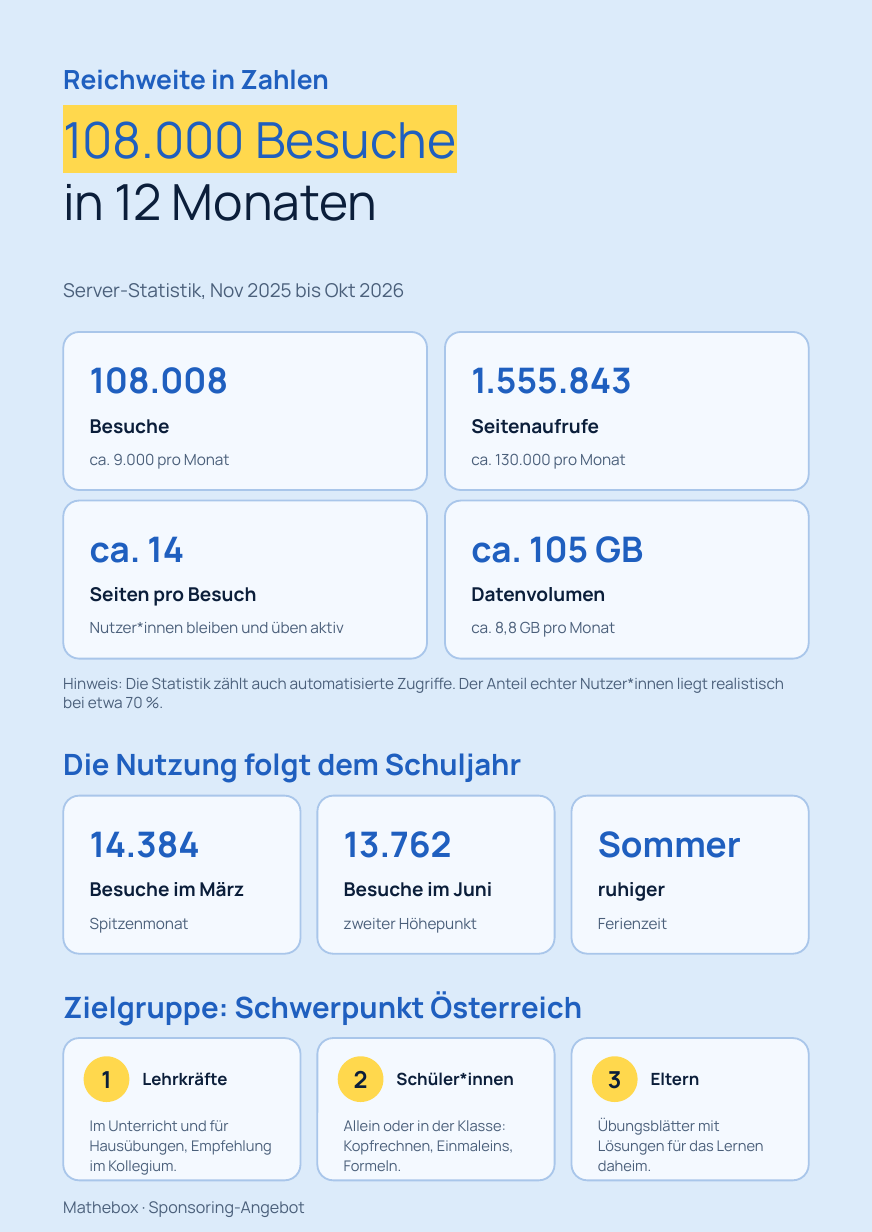
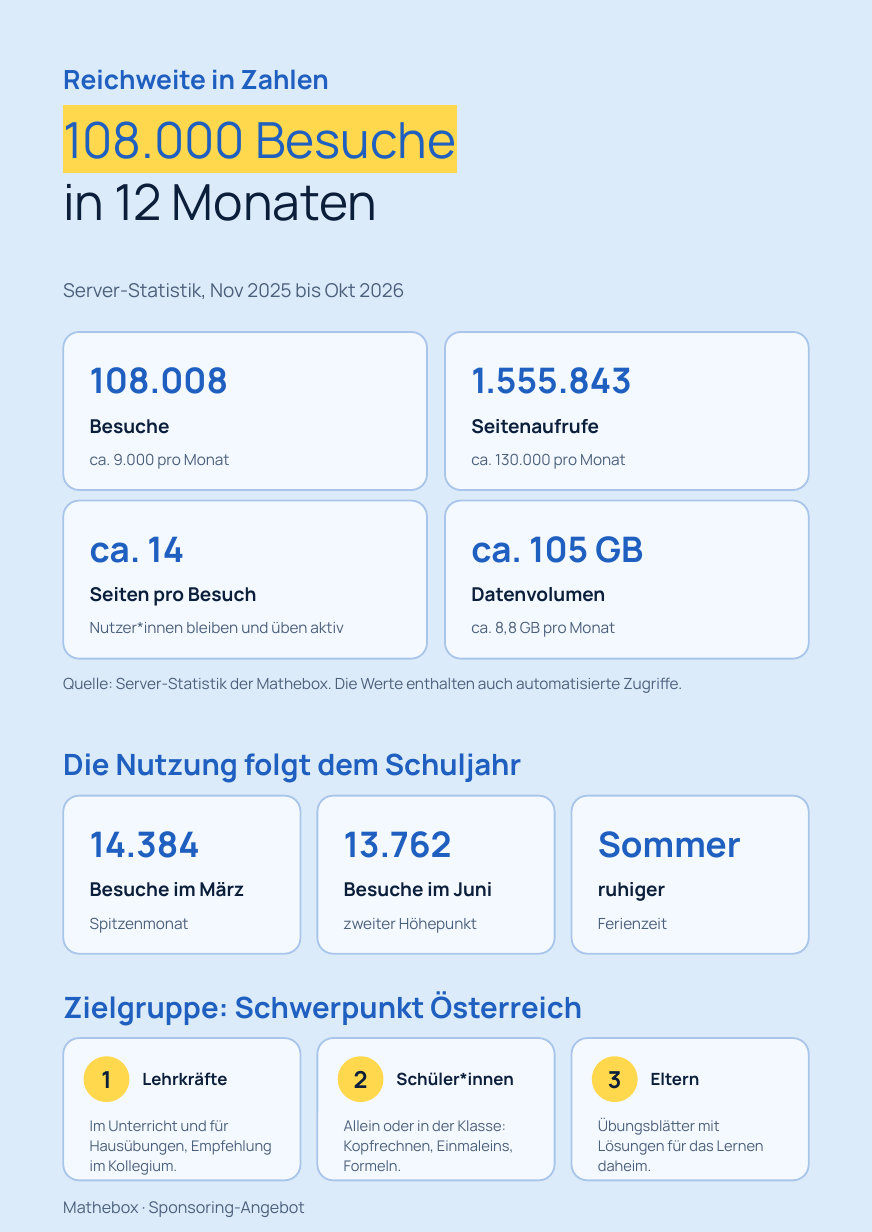
Before and after one commit to arminheske/claudecloud, a slide deck: slide 2 of videoslides/mathebox-sponsoring-a4.pptx. Drawn at 872x1232 pixels with LibreOffice and Linux fonts; fonts in the diff are those of the drawing. Boxes give left, top, right and bottom in pixels: in the first picture for what was removed or moved away, otherwise in the second. Text is boxed around its words. In the diff, an @@ line names an element or a change of style, - is before the commit and + after.

```diff
--- a/videoslides/mathebox-sponsoring-a4.pptx
+++ b/videoslides/mathebox-sponsoring-a4.pptx
@@ text at [63,677,682,693]: text changed @@
-Hinweis: Die Statistik zählt auch automatisierte Zugriffe. Der Anteil echter Nutzer*innen liegt realistisch bei etwa 70 %.
+Quelle: Server-Statistik der Mathebox. Die Werte enthalten auch automatisierte Zugriffe.
```
Also in this commit, not shown: 3 other slides changed.
